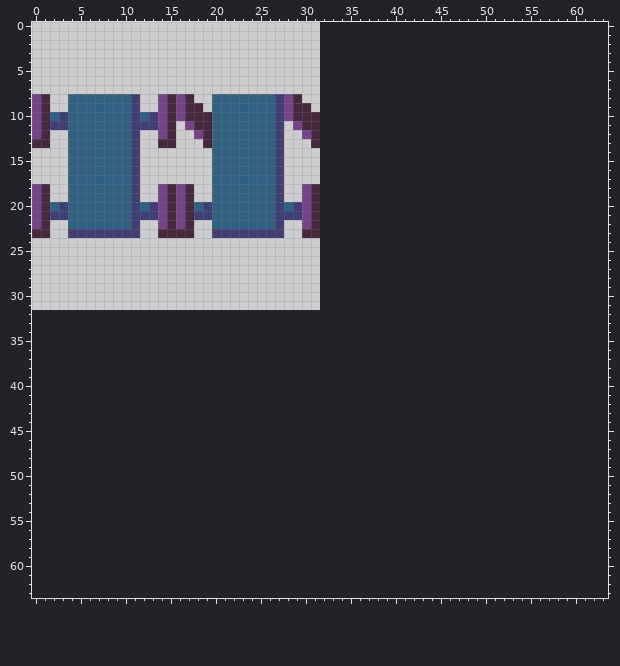
A pixel-art file gets an edit: car.ase. That is the earlier state.
32x32 pixels, 1 frame. The old version is drawn lined up with the new one, on the new canvas.
The same view after the edit:
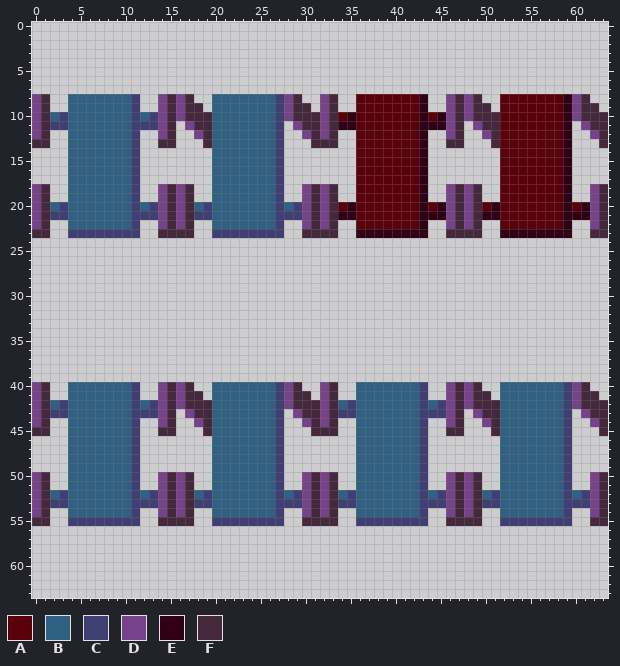
Palette (. is transparent): A #59000a  B #306082  C #3f3f74  D #76428a  E #300015  F #45283c
Edits made:
canvas 32x32 -> 64x64
Colour A now appears in rows 8 to 9 at x 36 to 42 and 52 to 58; in row 10 at x 34, 36 to 42, 44 and 52 to 58; in rows 11 to 19 at x 36 to 42 and 52 to 58; in row 20 at x 34, 36 to 42, 44, 50, 52 to 58 and 60; in rows 21 to 22 at x 36 to 42 and 52 to 58.
Colour B now appears in rows 40 to 41 at x 4 to 10, 20 to 26, 36 to 42 and 52 to 58; in row 42 at x 2, 4 to 10, 12, 20 to 26, 34, 36 to 42, 44 and 52 to 58; in rows 43 to 51 at x 4 to 10, 20 to 26, 36 to 42 and 52 to 58; in row 52 at x 2, 4 to 10, 12, 18, 20 to 26, 28, 34, 36 to 42, 44, 50, 52 to 58 and 60; in rows 53 to 54 at x 4 to 10, 20 to 26, 36 to 42 and 52 to 58.
Colour C now appears in rows 40 to 41 at x 11, 27, 43 and 59; in row 42 at x 3, 11, 13, 27, 35, 43, 45 and 59; in row 43 at x 2 to 3, 11 to 13, 27, 34 to 35, 43 to 45 and 59; in rows 44 to 51 at x 11, 27, 43 and 59; in row 52 at x 3, 11, 13, 19, 27, 29, 35, 43, 45, 51, 59 and 61; in row 53 at x 2 to 3, 11 to 13, 18 to 19, 27 to 29, 34 to 35, 43 to 45, 50 to 51 and 59 to 61.
Colour C now appears in row 54 at x 11, 27, 43 and 59; in row 55 at x 4 to 11, 20 to 27, 36 to 43 and 52 to 59.
Colour D now appears in rows 8 to 10 at x 32, 46, 48 and 60; in row 11 at x 32, 46, 49 and 61; in row 12 at x 32, 46, 50 and 62; in rows 18 to 22 at x 32, 46, 48 and 62; in rows 40 to 42 at x 0, 14, 16, 28, 32, 46, 48 and 60; in row 43 at x 0, 14, 17, 29, 32, 46, 49 and 61.
Colour D now appears in row 44 at x 0, 14, 18, 30, 32, 46, 50 and 62; in rows 50 to 54 at x 0, 14, 16, 30, 32, 46, 48 and 62.
Colour E now appears in rows 8 to 9 at x 43 and 59; in row 10 at x 35, 43, 45 and 59; in row 11 at x 34 to 35, 43 to 45 and 59; in rows 12 to 19 at x 43 and 59; in row 20 at x 35, 43, 45, 51, 59 and 61; in row 21 at x 34 to 35, 43 to 45, 50 to 51 and 59 to 61.
Colour E now appears in row 22 at x 43 and 59; in row 23 at x 36 to 43 and 52 to 59.
Colour F now appears in row 8 at x 33, 47, 49 and 61; in row 9 at x 33, 47, 49 to 50 and 61 to 62; in row 10 at x 33, 47, 49 to 51 and 61 to 63; in row 11 at x 33, 47, 50 to 51 and 62 to 63; in row 12 at x 33, 47, 51 and 63; in row 13 at x 32 to 33, 46 to 47, 51 and 63.
Colour F now appears in rows 18 to 22 at x 33, 47, 49 and 63; in row 23 at x 32 to 33, 46 to 49 and 62 to 63; in row 40 at x 1, 15, 17, 29, 33, 47, 49 and 61; in row 41 at x 1, 15, 17 to 18, 29 to 30, 33, 47, 49 to 50 and 61 to 62; in row 42 at x 1, 15, 17 to 19, 29 to 31, 33, 47, 49 to 51 and 61 to 63; in row 43 at x 1, 15, 18 to 19, 30 to 31, 33, 47, 50 to 51 and 62 to 63.
Colour F now appears in row 44 at x 1, 15, 19, 31, 33, 47, 51 and 63; in row 45 at x 0 to 1, 14 to 15, 19, 31 to 33, 46 to 47, 51 and 63; in rows 50 to 54 at x 1, 15, 17, 31, 33, 47, 49 and 63; in row 55 at x 0 to 1, 14 to 17, 30 to 33, 46 to 49 and 62 to 63.
